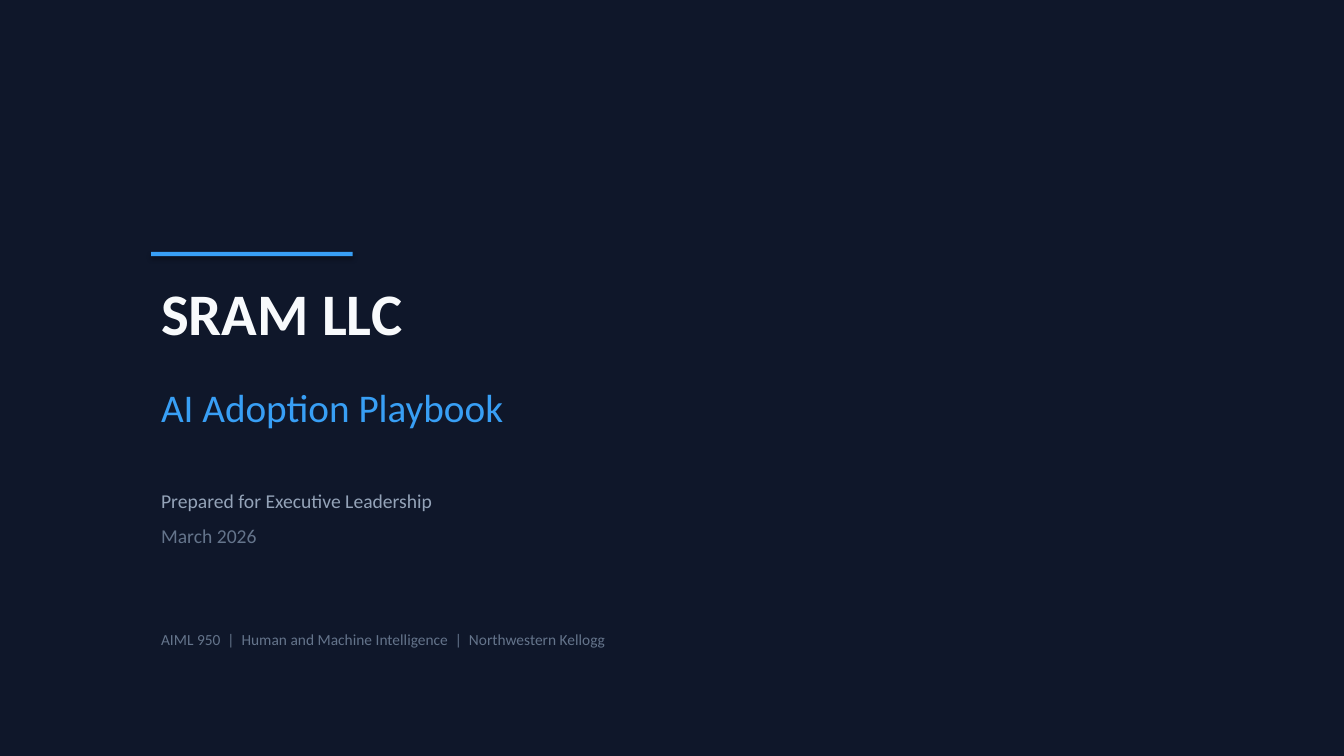
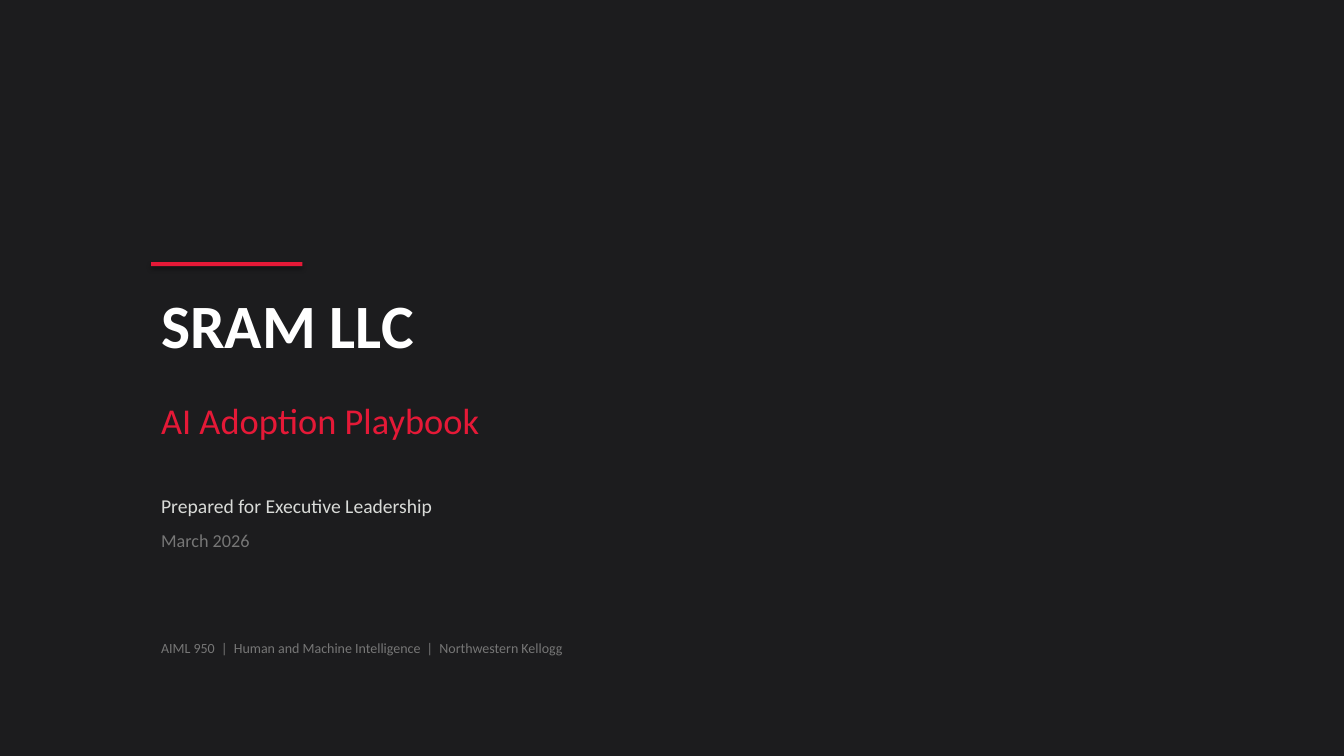
Before and after one commit to ewkreienberg/sram-ai-playbook, a slide deck: slide 1 of presentation/SRAM_AI_Adoption_Playbook.pptx. Drawn at 1344x756 pixels with LibreOffice and Linux fonts; fonts in the diff are those of the drawing. Boxes give left, top, right and bottom in pixels: in the first picture for what was removed or moved away, otherwise in the second. Text is boxed around its words. In the diff, an @@ line names an element or a change of style, - is before the commit and + after.

```diff
--- a/presentation/SRAM_AI_Adoption_Playbook.pptx
+++ b/presentation/SRAM_AI_Adoption_Playbook.pptx
@@ background #0F172A to #1C1C1E @@
@@ rectangle: place and size @@
-rectangle at (151,252,353,256)
+rectangle at (151,262,302,266)
@@ rectangle at (151,262,302,266): fill #389FF5 to #E51937 @@
@@ text "SRAM LLC": place and size @@
-text "SRAM LLC" at (161,296,504,543)
+text "SRAM LLC" at (161,307,479,547)
@@ text "SRAM LLC" at (161,307,479,547): size 42 to 44 pt, text colour #F8FAFC to #FFFFFF in "SRAM LLC"; size 28 to 26 pt, text colour #389FF5 to #E51937 in "AI Adoption Playbook"; text colour #94A3B8 to #D9DBD8 in "Prepared for Executive Leadership"; size 14 to 13 pt, text colour #64748B to #767676 in "March 2026"; more space between paragraphs; less space between paragraphs @@
@@ text "AIML 950 | Human and ...": place and size @@
-text "AIML 950 | Human and ..." at (161,634,605,648)
+text "AIML 950 | Human and ..." at (161,643,562,655)
@@ text "AIML 950 | Human and ..." at (161,643,562,655): size 11 to 10 pt, text colour #64748B to #767676 @@
```
Also in this commit, not shown: 6 other slides changed, 1 slide added, 1 slide removed, 1 other file.
